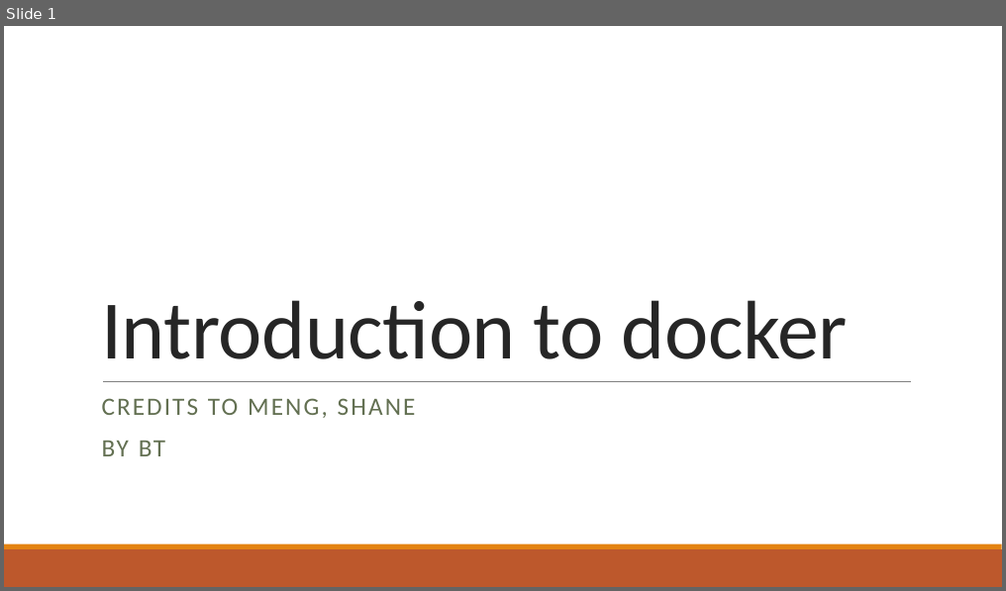
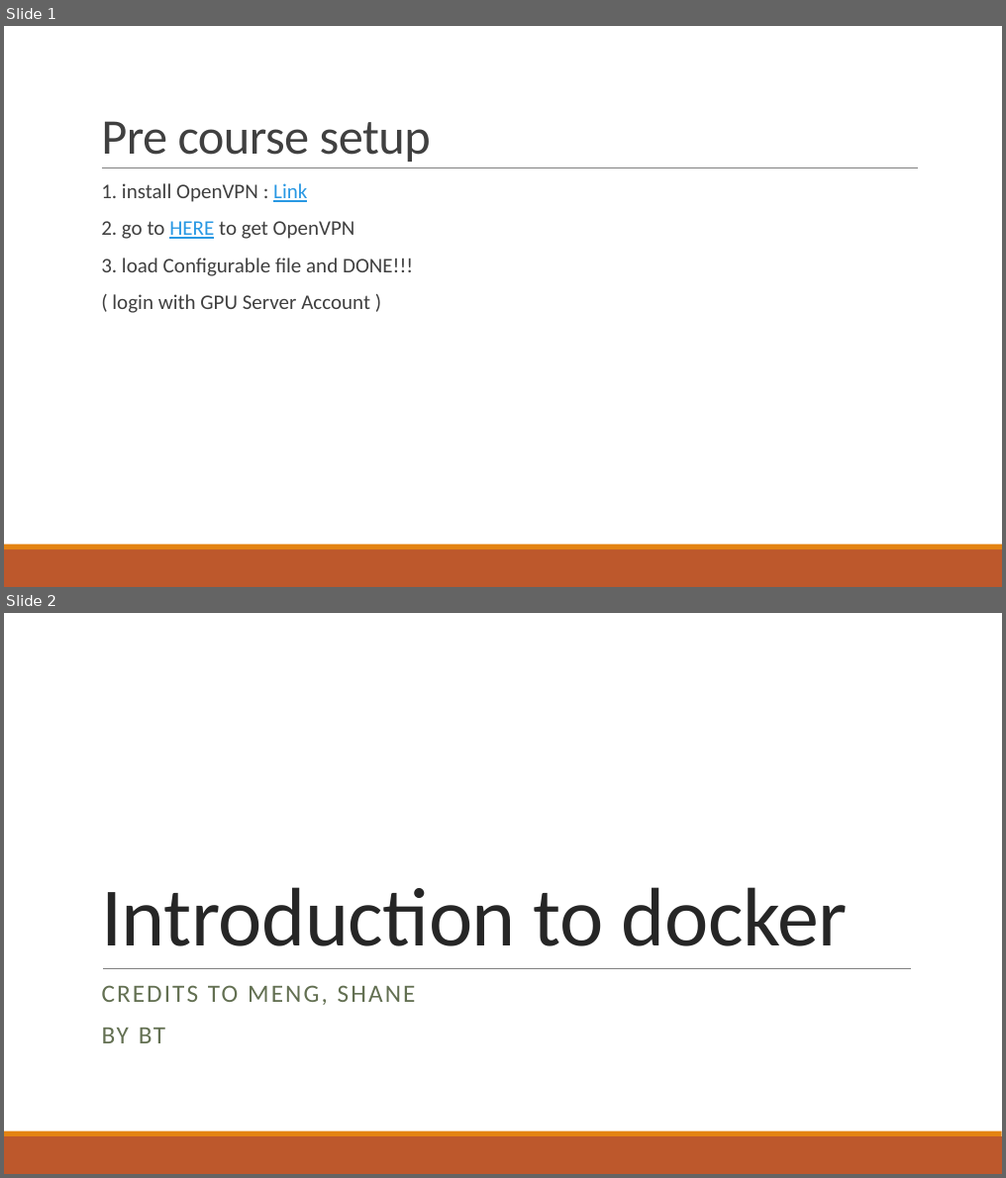
Before and after one commit to YumingChang02/arch_summer_2019, a slide deck: Introduction to docker.pptx. Shown one above the other, each under a label of ours: slide 1 before the commit, slides 1 and 2 after it. The pictures are 1006x591 and 1006x1178 pixels, drawn with LibreOffice and Linux fonts; fonts in the diff are those of the drawing. Boxes give left, top, right and bottom in pixels: in the first picture for what was removed or moved away, otherwise in the second. Text is boxed around its words. In the diff, an @@ line names an element or a change of style, - is before the commit and + after.

```diff
--- a/Introduction to docker.pptx
+++ b/Introduction to docker.pptx
@@ slide 1 added at (4,26,1002,587), background #FFFFFF; not listed: 2 template elements that a slide beside it also shows @@
@@ title added at (101,121,431,162), 48 pt, text #404040 @@
+Pre course setup
@@ line added from (102, 169) to (918, 169), #808080 0.5 pt @@
@@ text added at (101,183,413,313), 20 pt, text #404040 @@
+  1. install OpenVPN : Link
+  2. go to HERE to get OpenVPN
+  3. load Configurable file and DONE!!!
+  ( login with GPU Server Account )
@@ what was slide 1 is now slide 2 @@
```
Also in this commit, not shown: 3 slides changed, 2 other slides added, 3 slides removed, 2 other files.
